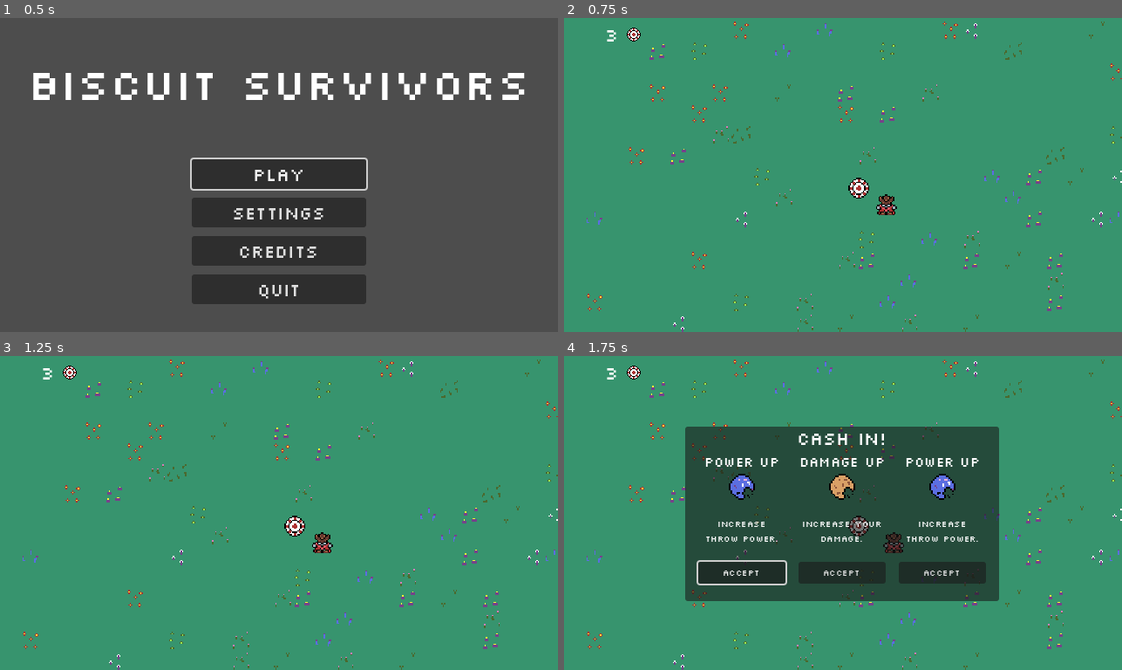
Above: before the commit, frames 1-4 (two rows, left to right).
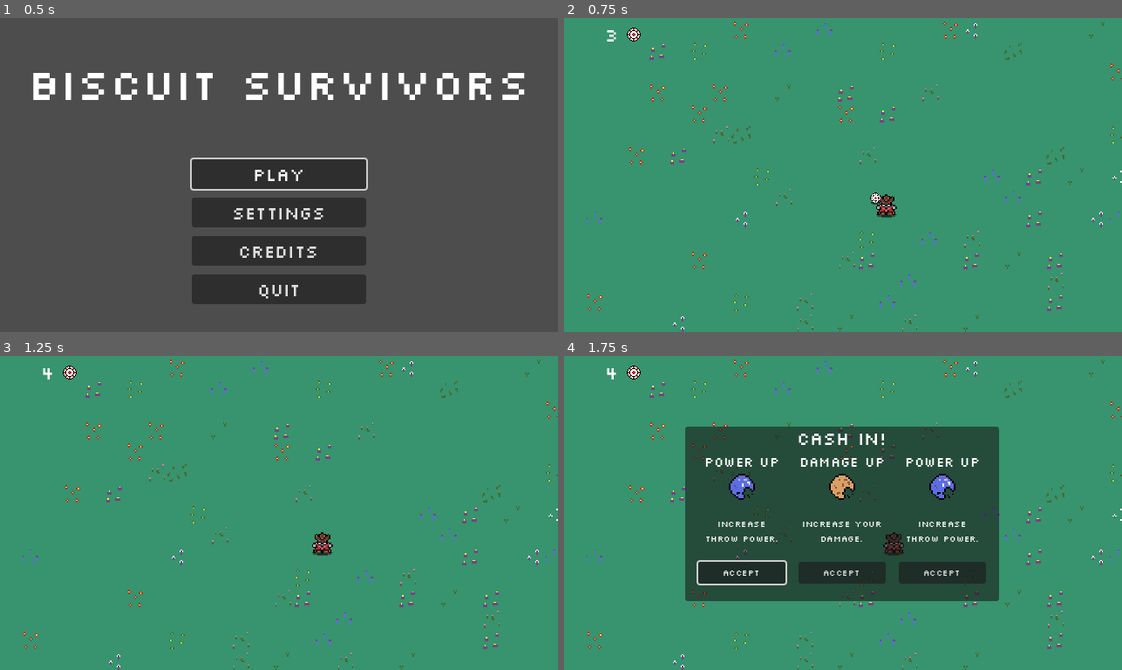
Above: after the commit, the same moments.

Repository: tkapa/risk-it
Game: Godot game, scene res://Scenes/UI/MainMenu/main_menu.tscn
The game is run twice, just before and just after one commit, with the same random seed, the same clock (stepped at 60 frames per second) and the same inputs.
Inputs (mouse positions are in pixels of both pictures, inside the frame that each line leads up to):
- Up to frame 1 (0.5 s): no input
- Up to frame 2 (0.75 s): click "PLAY" at 0.5 s
- Up to frame 3 (1.25 s): no input
- Up to frame 4 (1.75 s): tap Enter at 1.25 s; move the mouse to (965, 497) at 1.27 s; hold D (right) from 1.28 s (still down); tap R (cash_in) at 1.35 s

Frame 1 is identical in both runs. In frame 2, 0.3% of the frame differs, in the area x 50-60%, y 50-64%; in frame 3, 0.2%; in frame 4, 0.2%.

Commit message:
Magnets yahoo. Add some animations.

Diff:
--- /dev/null
+++ b/Components/PickUpMagnet/PickUpMagnetComponent.tscn
@@ -0,0 +1,7 @@
+[gd_scene load_steps=2 format=3 uid="uid://b2ak7xv3n0btv"]
+
+[ext_resource type="Script" uid="uid://dc7vp6wajsiox" path="res://Components/PickUpMagnet/pick_up_magnet_component.gd" id="1_bfdev"]
+
+[node name="MagnetComponent" type="Area2D"]
+collision_mask = 16
+script = ExtResource("1_bfdev")
--- /dev/null
+++ b/Components/PickUpMagnet/pick_up_magnet_component.gd
@@ -0,0 +1,8 @@
+class_name MagnetComponent extends Area2D
+
+func _init():
+	self.area_entered.connect(_on_pickup_enter)
+
+func _on_pickup_enter(area: PickupBase):
+	area.set_move_to_player(true)
+	pass
--- a/Entities/Enemies/enemy.tscn
+++ b/Entities/Enemies/enemy.tscn
@@ -1,9 +1,10 @@
-[gd_scene load_steps=10 format=3 uid="uid://dv5mjtjnmmlae"]
+[gd_scene load_steps=11 format=3 uid="uid://dv5mjtjnmmlae"]
 
 [ext_resource type="Script" uid="uid://dyxs4lja8aogl" path="res://Entities/Enemies/enemy.gd" id="1_7o3vr"]
 [ext_resource type="Resource" uid="uid://v4ht4q6lj747" path="res://Resources/Enemies/slime.tres" id="2_o1grr"]
 [ext_resource type="PackedScene" uid="uid://dcdqr53wunobp" path="res://Components/HurtboxComponent/HurtboxComponent.tscn" id="3_6rqwt"]
 [ext_resource type="PackedScene" uid="uid://g8lh65rii5n" path="res://Components/HealthComponent/HealthComponent.tscn" id="3_ihd1f"]
+[ext_resource type="PackedScene" uid="uid://d0vp86mmd7v5c" path="res://Entities/drop_shadow.tscn" id="3_o1grr"]
 [ext_resource type="PackedScene" uid="uid://c4o66nlqmj07u" path="res://Components/HitboxComponent/HitboxComponent.tscn" id="4_4jf10"]
 
 [sub_resource type="SpriteFrames" id="SpriteFrames_ihd1f"]
@@ -20,6 +21,9 @@
 [node name="Enemy" type="CharacterBody2D"]
 script = ExtResource("1_7o3vr")
 enemy_stats = ExtResource("2_o1grr")
+
+[node name="DropShadow" parent="." instance=ExtResource("3_o1grr")]
+offset = Vector2(0, 2)
 
 [node name="AnimatedSprite" type="AnimatedSprite2D" parent="."]
 sprite_frames = SubResource("SpriteFrames_ihd1f")
--- a/Entities/Pickups/Chip/chip_pickup.gd
+++ b/Entities/Pickups/Chip/chip_pickup.gd
@@ -2,10 +2,11 @@
 
 @export var chip_stats : ChipStats
 
-@onready var sprite : Sprite2D = $Sprite2D
+@onready var animation : AnimatedSprite2D = $AnimatedSprite2D
 
 func _ready():
-	sprite.texture = chip_stats.sprite
+	animation.sprite_frames = chip_stats.sprite_frames
+	animation.play("default")
 
 func _on_pickup(player: Player):
 	var attack := Attack.new()
--- a/Entities/Pickups/Chip/chip_pickup.tscn
+++ b/Entities/Pickups/Chip/chip_pickup.tscn
@@ -1,17 +1,21 @@
 [gd_scene load_steps=5 format=3 uid="uid://bmj1phiqd4ot5"]
 
 [ext_resource type="Script" uid="uid://hmyb5roy3r0m" path="res://Entities/Pickups/Chip/chip_pickup.gd" id="1_od2xt"]
-[ext_resource type="Texture2D" uid="uid://ck8qoaq0tqrto" path="res://Assets/Chips/Chip-1.png" id="1_s27tg"]
 [ext_resource type="Resource" uid="uid://c0k34c66supa3" path="res://Resources/Chips/base_chip.tres" id="2_k8gwo"]
+[ext_resource type="PackedScene" uid="uid://d0vp86mmd7v5c" path="res://Entities/drop_shadow.tscn" id="3_k8gwo"]
 
 [sub_resource type="CircleShape2D" id="CircleShape2D_v8hte"]
 
 [node name="ChipPickup" type="Area2D"]
+scale = Vector2(0.5, 0.5)
+collision_layer = 16
 script = ExtResource("1_od2xt")
 chip_stats = ExtResource("2_k8gwo")
+
+[node name="DropShadow" parent="." instance=ExtResource("3_k8gwo")]
+offset = Vector2(0, 2)
 
 [node name="CollisionShape2D" type="CollisionShape2D" parent="."]
 shape = SubResource("CircleShape2D_v8hte")
 
-[node name="Sprite2D" type="Sprite2D" parent="."]
-texture = ExtResource("1_s27tg")
+[node name="AnimatedSprite2D" type="AnimatedSprite2D" parent="."]
--- a/Entities/Pickups/pickup.gd
+++ b/Entities/Pickups/pickup.gd
@@ -1,4 +1,7 @@
 class_name PickupBase extends Area2D
+
+var move_to_player : bool = false
+var move_speed : int = 100
 
 func _init():
 	self.body_entered.connect(_on_player_enter)
@@ -11,3 +14,15 @@
 func _on_pickup(player: Player):
 	print("Player Picked Me Up!")
 	pass
+
+func set_move_to_player(set_value: bool):
+	move_to_player = set_value
+
+func _process(delta):
+	if !move_to_player:
+		return
+
+	var player_position : Vector2 = GameManager.player.position
+	var dir = position.direction_to(player_position)
+
+	position += dir * move_speed * delta
--- a/Entities/Player/player.tscn
+++ b/Entities/Player/player.tscn
@@ -1,10 +1,12 @@
-[gd_scene load_steps=10 format=3 uid="uid://ddgefhw6ojm16"]
+[gd_scene load_steps=13 format=3 uid="uid://ddgefhw6ojm16"]
 
 [ext_resource type="Script" uid="uid://dr3m7nqqapjrg" path="res://Entities/Player/player.gd" id="1_3uyv8"]
 [ext_resource type="Texture2D" uid="uid://drdrg20bydfg8" path="res://Assets/Player/Risk.png" id="1_mv1ah"]
 [ext_resource type="PackedScene" uid="uid://dwc55pdsak3ok" path="res://Entities/Attacks/chip.tscn" id="2_5c2io"]
+[ext_resource type="PackedScene" uid="uid://d0vp86mmd7v5c" path="res://Entities/drop_shadow.tscn" id="3_4wf4l"]
 [ext_resource type="PackedScene" uid="uid://g8lh65rii5n" path="res://Components/HealthComponent/HealthComponent.tscn" id="3_lu8i8"]
 [ext_resource type="PackedScene" uid="uid://dcdqr53wunobp" path="res://Components/HurtboxComponent/HurtboxComponent.tscn" id="4_tekja"]
+[ext_resource type="PackedScene" uid="uid://b2ak7xv3n0btv" path="res://Components/PickUpMagnet/PickUpMagnetComponent.tscn" id="6_01a4e"]
 
 [sub_resource type="AtlasTexture" id="AtlasTexture_3uyv8"]
 atlas = ExtResource("1_mv1ah")
@@ -24,6 +26,9 @@
 [sub_resource type="CircleShape2D" id="CircleShape2D_mv1ah"]
 radius = 2.0
 
+[sub_resource type="CircleShape2D" id="CircleShape2D_01a4e"]
+radius = 25.0
+
 [sub_resource type="CircleShape2D" id="CircleShape2D_tekja"]
 radius = 4.0
 
@@ -31,6 +36,9 @@
 motion_mode = 1
 script = ExtResource("1_3uyv8")
 base_chip = ExtResource("2_5c2io")
+
+[node name="DropShadow" parent="." instance=ExtResource("3_4wf4l")]
+offset = Vector2(0, 2)
 
 [node name="AnimatedSprite2D" type="AnimatedSprite2D" parent="."]
 sprite_frames = SubResource("SpriteFrames_ix6vc")
@@ -41,6 +49,11 @@
 
 [node name="HealthComponent" parent="." instance=ExtResource("3_lu8i8")]
 
+[node name="MagnetComponent" parent="." instance=ExtResource("6_01a4e")]
+
+[node name="CollisionShape2D" type="CollisionShape2D" parent="MagnetComponent"]
+shape = SubResource("CircleShape2D_01a4e")
+
 [node name="HurtboxComponent" parent="." instance=ExtResource("4_tekja")]
 collision_mask = 4
 
--- /dev/null
+++ b/Entities/drop_shadow.tscn
@@ -0,0 +1,6 @@
+[gd_scene load_steps=2 format=3 uid="uid://d0vp86mmd7v5c"]
+
+[ext_resource type="Texture2D" uid="uid://bjycjb2cpws0x" path="res://Assets/DropShadow.png" id="1_8ctfe"]
+
+[node name="DropShadow" type="Sprite2D"]
+texture = ExtResource("1_8ctfe")
--- a/Resources/Chips/base_chip.tres
+++ b/Resources/Chips/base_chip.tres
@@ -1,10 +1,52 @@
-[gd_resource type="Resource" script_class="ChipStats" load_steps=3 format=3 uid="uid://c0k34c66supa3"]
+[gd_resource type="Resource" script_class="ChipStats" load_steps=8 format=3 uid="uid://c0k34c66supa3"]
 
 [ext_resource type="Script" uid="uid://jfsat106vb3x" path="res://Resources/Chips/chip_stats.gd" id="1_udtwf"]
-[ext_resource type="Texture2D" uid="uid://ck8qoaq0tqrto" path="res://Assets/Chips/Chip-1.png" id="2_nr2oh"]
+[ext_resource type="Texture2D" uid="uid://immtyy21f2jx" path="res://Assets/Chips/Chip-Pickup.png" id="2_nr2oh"]
+
+[sub_resource type="AtlasTexture" id="AtlasTexture_npwuc"]
+atlas = ExtResource("2_nr2oh")
+region = Rect2(0, 0, 16, 16)
+
+[sub_resource type="AtlasTexture" id="AtlasTexture_702hd"]
+atlas = ExtResource("2_nr2oh")
+region = Rect2(16, 0, 16, 16)
+
+[sub_resource type="AtlasTexture" id="AtlasTexture_x05oa"]
+atlas = ExtResource("2_nr2oh")
+region = Rect2(32, 0, 16, 16)
+
+[sub_resource type="AtlasTexture" id="AtlasTexture_yifju"]
+atlas = ExtResource("2_nr2oh")
+region = Rect2(48, 0, 16, 16)
+
+[sub_resource type="SpriteFrames" id="SpriteFrames_agfxx"]
+animations = [{
+"frames": [{
+"duration": 1.0,
+"texture": SubResource("AtlasTexture_npwuc")
+}, {
+"duration": 1.0,
+"texture": SubResource("AtlasTexture_702hd")
+}, {
+"duration": 1.0,
+"texture": SubResource("AtlasTexture_x05oa")
+}, {
+"duration": 1.0,
+"texture": SubResource("AtlasTexture_yifju")
+}, {
+"duration": 1.0,
+"texture": SubResource("AtlasTexture_x05oa")
+}, {
+"duration": 1.0,
+"texture": SubResource("AtlasTexture_702hd")
+}],
+"loop": true,
+"name": &"default",
+"speed": 5.0
+}]
 
 [resource]
 script = ExtResource("1_udtwf")
 value = 1
-sprite = ExtResource("2_nr2oh")
+sprite_frames = SubResource("SpriteFrames_agfxx")
 metadata/_custom_type_script = "uid://jfsat106vb3x"
--- a/Resources/Chips/chip_stats.gd
+++ b/Resources/Chips/chip_stats.gd
@@ -1,4 +1,4 @@
 class_name ChipStats extends Resource
 
 @export var value : int = 1
-@export var sprite : Texture2D
+@export var sprite_frames : SpriteFrames
--- a/Resources/Enemies/slime.tres
+++ b/Resources/Enemies/slime.tres
@@ -1,8 +1,17 @@
-[gd_resource type="Resource" script_class="EnemyStats" load_steps=6 format=3 uid="uid://v4ht4q6lj747"]
+[gd_resource type="Resource" script_class="EnemyStats" load_steps=9 format=3 uid="uid://v4ht4q6lj747"]
 
 [ext_resource type="Resource" uid="uid://c0k34c66supa3" path="res://Resources/Chips/base_chip.tres" id="1_qurrs"]
 [ext_resource type="Script" uid="uid://d4cy06b7qvxs5" path="res://Resources/Enemies/enemy_stats.gd" id="1_rkiea"]
 [ext_resource type="Texture2D" uid="uid://ihgiqih6m7m0" path="res://Assets/Enemies/Slime.png" id="3_iunsp"]
+[ext_resource type="Texture2D" uid="uid://bgncm7xenwbdu" path="res://Assets/Enemies/Slime-Sheet.png" id="3_w631l"]
+
+[sub_resource type="AtlasTexture" id="AtlasTexture_ie8a6"]
+atlas = ExtResource("3_w631l")
+region = Rect2(0, 0, 16, 16)
+
+[sub_resource type="AtlasTexture" id="AtlasTexture_65brq"]
+atlas = ExtResource("3_w631l")
+region = Rect2(16, 0, 16, 16)
 
 [sub_resource type="AtlasTexture" id="AtlasTexture_w631l"]
 atlas = ExtResource("3_iunsp")
@@ -11,6 +20,12 @@
 [sub_resource type="SpriteFrames" id="SpriteFrames_ie8a6"]
 animations = [{
 "frames": [{
+"duration": 1.0,
+"texture": SubResource("AtlasTexture_ie8a6")
+}, {
+"duration": 1.0,
+"texture": SubResource("AtlasTexture_65brq")
+}, {
 "duration": 1.0,
 "texture": SubResource("AtlasTexture_w631l")
 }],
--- a/project.godot
+++ b/project.godot
@@ -96,6 +96,7 @@
 2d_physics/layer_2="PlayerHitbox"
 2d_physics/layer_3="EnemyHitbox"
 2d_physics/layer_4="Hurtbox"
+2d_physics/layer_5="Pickups"
 
 [rendering]
 
Binary file added: Assets/Chips/Chip-Pickup.png
Not shown, added: Assets/Chips/Chip-Pickup.png.import
Binary file added: Assets/DropShadow.png
Not shown, added: Assets/DropShadow.png.import
Binary file added: Assets/Enemies/Slime-Sheet.png
Not shown, added: Assets/Enemies/Slime-Sheet.png.import
Not shown, added: Components/PickUpMagnet/pick_up_magnet_component.gd.uid
